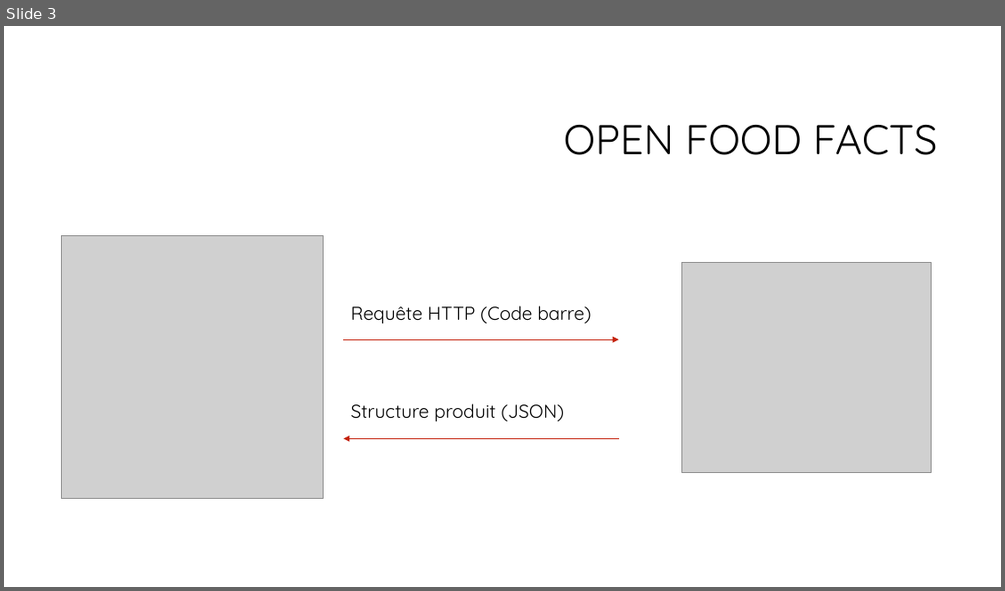
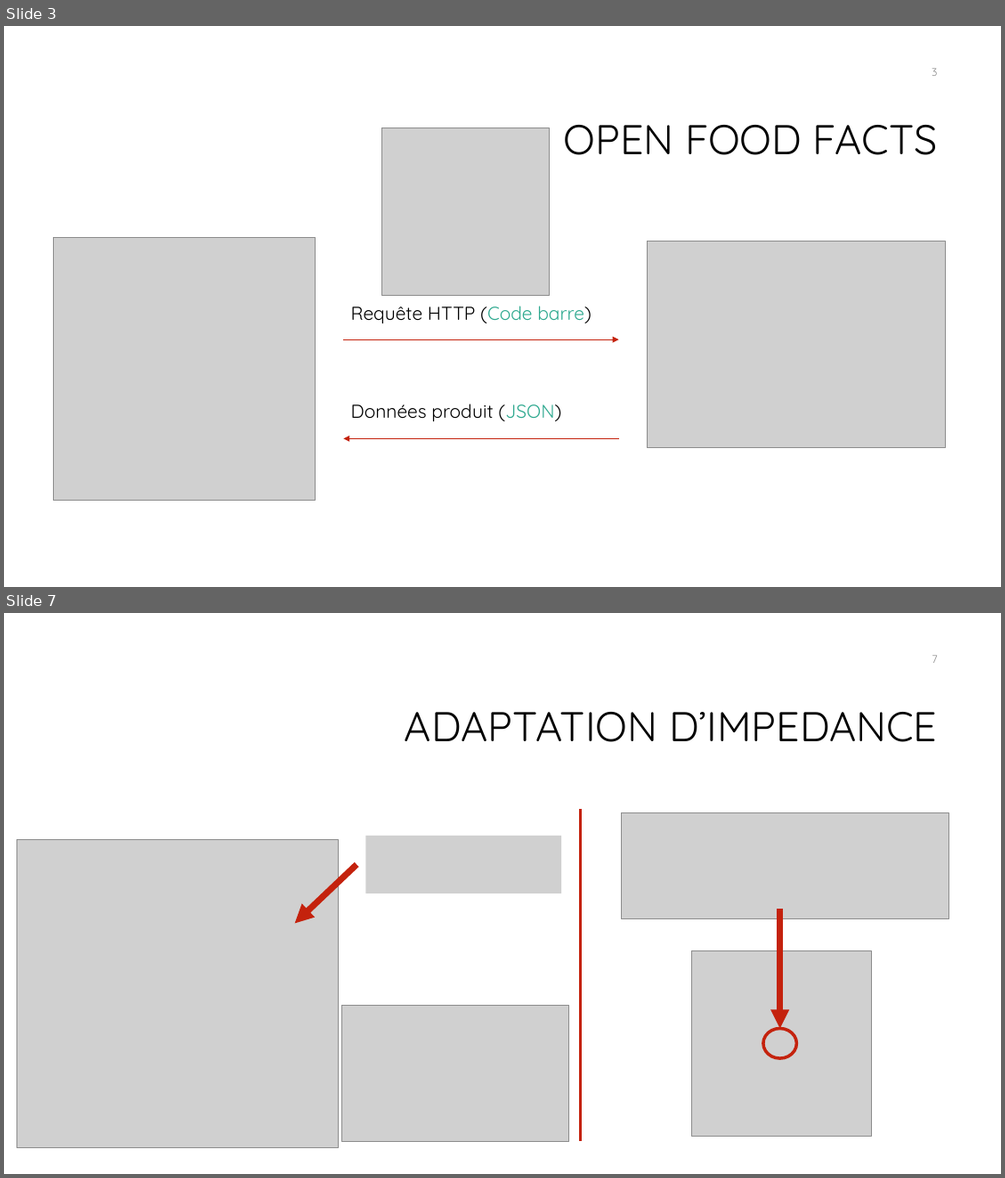
Before and after one commit to AlexFabre/Projet_RFID, a slide deck: 1-Documents/2-Delivrable/Poubelle_RFID_presentation.pptx. Shown one above the other, each under a label of ours: slide 3 before the commit, slides 3 and 7 after it; the slides between them are not shown. The pictures are 1005x591 and 1005x1178 pixels, drawn with LibreOffice and Linux fonts; fonts in the diff are those of the drawing; grey boxes stand for pictures; background and template pictures are left out. Boxes give left, top, right and bottom in pixels: in the first picture for what was removed or moved away, otherwise in the second. Text is boxed around its words. In the diff, an @@ line names an element or a change of style, - is before the commit and + after.

```diff
--- a/1-Documents/2-Delivrable/Poubelle_RFID_presentation.pptx
+++ b/1-Documents/2-Delivrable/Poubelle_RFID_presentation.pptx
@@ slide 7 added at [4, 613, 1001, 1174], background #FFFFFF @@
@@ page number added at [931, 655, 937, 663], 10.5 pt, text #8C8C8C @@
+7
@@ title added at [404, 712, 937, 742], 40 pt, text #000000 @@
+ADAPTATION D’IMPEDANCE
@@ line added from (581, 809) to (581, 1141), #C4220D 2.25 pt @@
@@ picture added at [622, 813, 949, 919] @@
@@ picture added at [17, 840, 339, 1148] @@
@@ picture added at [366, 835, 562, 893] @@
@@ arrow added from (357, 864) to (295, 924), #C4220D 6 pt @@
@@ arrow added from (780, 908) to (780, 1028), #C4220D 6 pt @@
@@ picture added at [691, 950, 871, 1135] @@
@@ picture added at [342, 1005, 568, 1141] @@
@@ ellipse added at [763, 1028, 797, 1058], outline #C4220D 3 pt @@
@@ slide 3 changed as well @@
@@ page number added at [931, 68, 937, 76], 10.5 pt, text #8C8C8C @@
+3
@@ picture added at [382, 127, 550, 295] @@
@@ picture: place and size @@
-picture at [61, 236, 324, 499]
+picture at [53, 238, 316, 500]
@@ picture: place and size @@
-picture at [681, 263, 931, 473]
+picture at [647, 241, 946, 448]
@@ text "Requête HTTP (Code barre)" at [351, 305, 591, 323]: text colour #000000 to #2EA98F in "(Code barre)" @@
@@ text at [351, 403, 561, 421]: text changed @@
-Structure produit (JSON)
+Données produit (JSON)
```
Also in this commit, not shown: 2 other slides changed, 6 other slides added.
